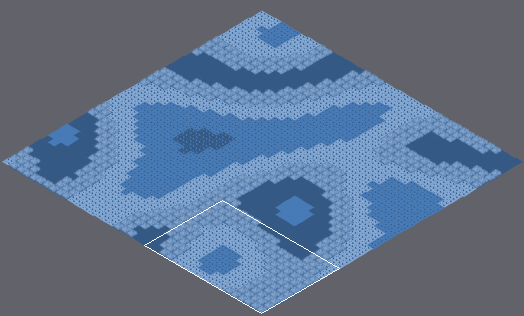
Level history. Tiled map: marswars/resources/mapAssets/temp.tmx. The picture above shows the old version from afar; the outline marks the close-up.
Close-up. First the earlier version:
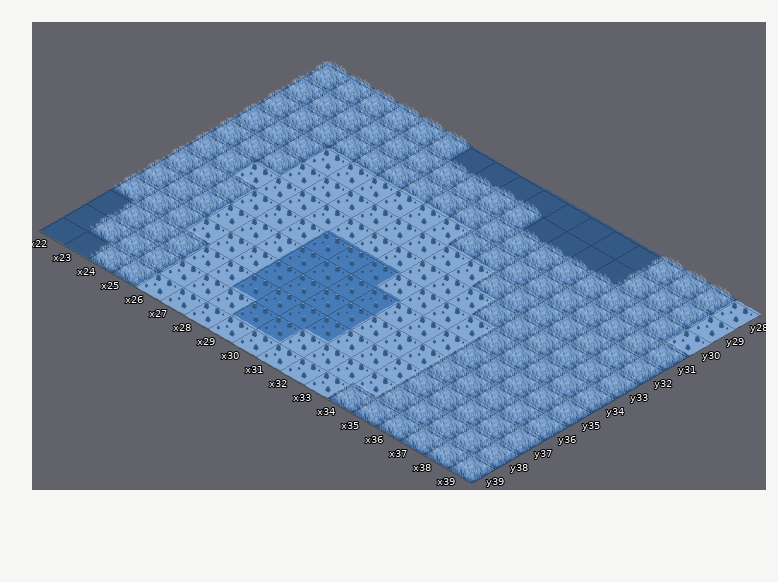
Cells are 55x32 px. Isometric: x runs down to the right, y down to the left. Shown: x 22..39, y 28..39. The commit also changed other parts of the map, which this record leaves out.
The same view after the edit:
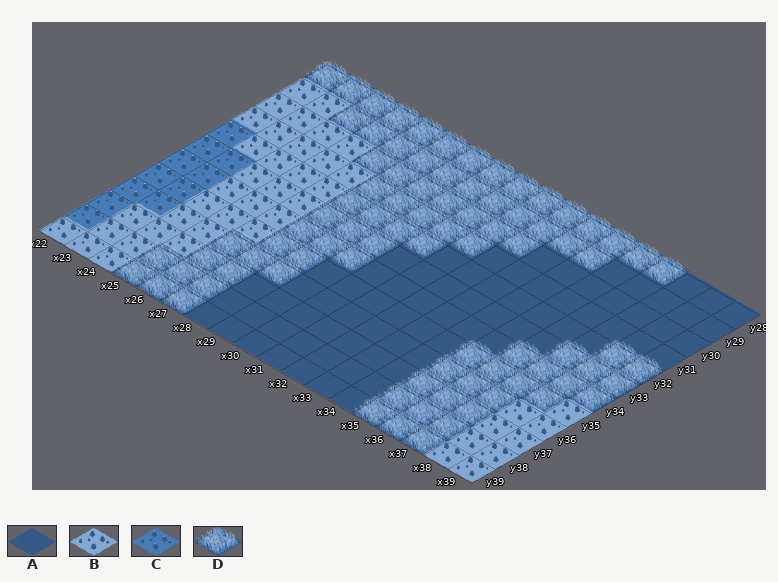
Key: from "tileset1": A 31 "moon003", B 34 "moon006", C 35 "moon007", D 43 "MOONgrassDARK".
_ is an empty cell, . an unchanged one.
From old to new:
--- layer "Tile Layer 1"
@@ x 22..39 @@
-28 ......AAAAAAAA.DDB
-29 DD........AAA.DDDB
-30 DDDD.......DDDDDDB
-31 DDD..BBBB.DDDDDDDD
-32 DDD..BBBBBBDDDDD..
-33 DD...BBBBBBBDDD...
-34 DDD..BCCCBBBBD....
-35 DDD..BCCCCBBB....D
-36 DDD.BBCCCCBBB...DD
-37 ADDDBBCCCCBBB...DD
-38 ADD.BBBCCBBBB...DD
-39 AAD.BBBBBBBBD...DD
+28 ......DDDDDDDD.AAA
+29 BB........DDD.AAAA
+30 BBBB.......AAAAAAA
+31 BBB..DDDD.AAAAAAAA
+32 CBB..DDDDAAAAAAA..
+33 CC...DDDAAAAAAA...
+34 CCB..DDDAAAAAA....
+35 CCB..DDAAAAAA....B
+36 CCB.DDDAAAAAA...BB
+37 CBBBDDAAAAAAA...BB
+38 CBB.DDAAAAAAA...BB
+39 BBB.DDAAAAAAA...BB
Boxes around the changes in both close-ups, in picture pixels (x1, y1, x2, y2):
changed: (39, 75, 762, 483)
